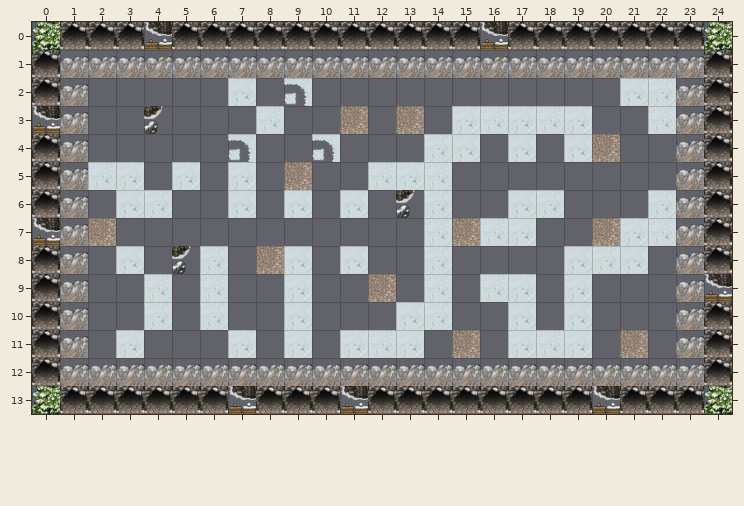
Two versions of a level (Tiled map (JSON), assets/tilemap/pengo.json). That is the earlier state.
Cells are 64x64 px. Shown: x 0..24, y 0..13.
Once edited:
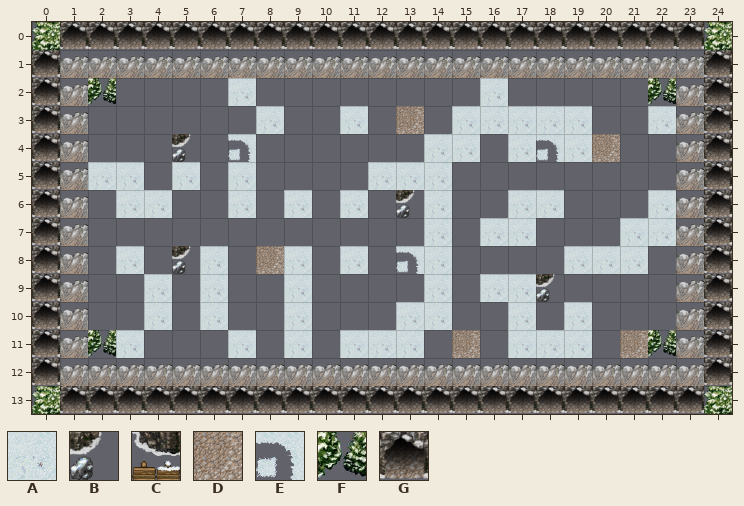
Key: from "snowWIP": A 5, B 26, C 27, D 31, E 39, F 60, G 63.
_ is an empty cell.
Tiles replaced or removed in this view: A, B, C, D, E.
Diff:
Changed rows in their new state; . is an unchanged cell.
Layer "background":
first column x 0:
 0 ....G...........G........
 2 ..F......_......A...._F..
 3 G..._......A.............
 4 .....B...._.......E......
 5 ........._...............
 7 G._............_...._....
 8 .............E...........
 9 ............_.....B_....G
11 ..F...................F..
13 .......G...G........G....
